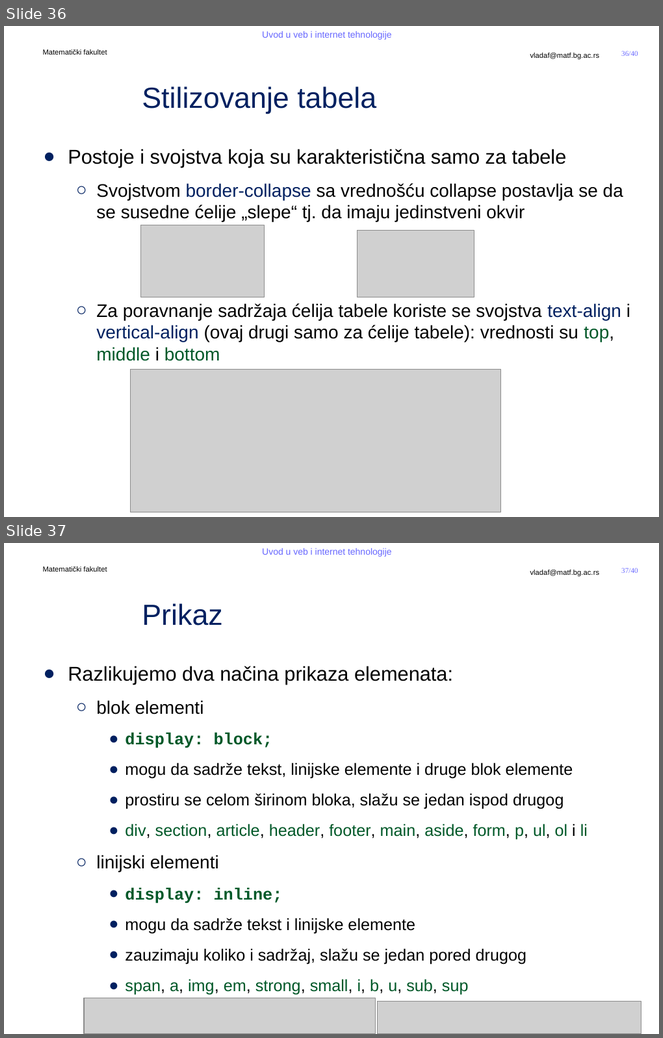
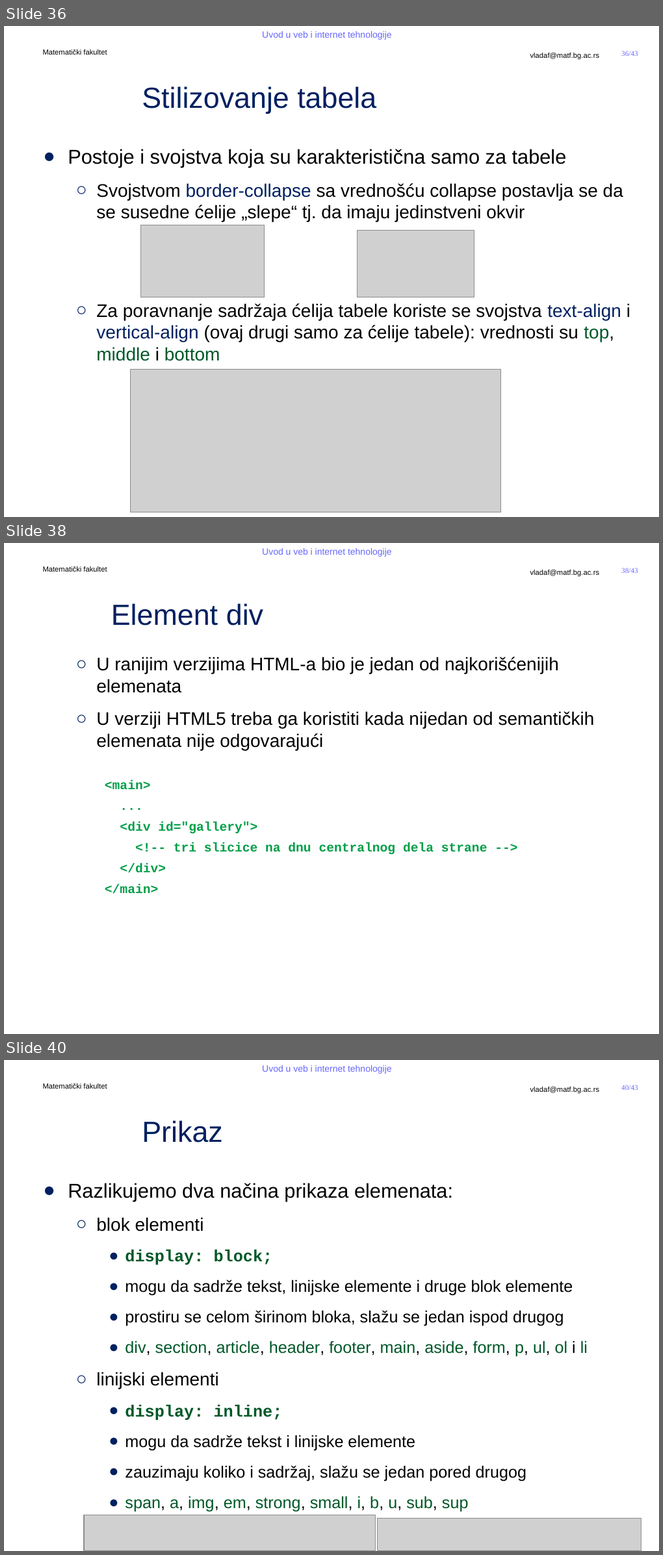
Before and after one commit to MatfUVIT/info, a slide deck: predavanja/prezentacije/UVIT04-01-Stilovi-CSS.pptx. Shown one above the other, each under a label of ours: slides 36 and 37 before the commit, slides 36, 38 and 40 after it; the slides between them are not shown. The pictures are 663x1038 and 663x1555 pixels, drawn with LibreOffice and Linux fonts; fonts in the diff are those of the drawing; grey boxes stand for pictures; background and template pictures are left out. Boxes give left, top, right and bottom in pixels: in the first picture for what was removed or moved away, otherwise in the second. Text is boxed around its words. In the diff, an @@ line names an element or a change of style, - is before the commit and + after.

```diff
--- a/predavanja/prezentacije/UVIT04-01-Stilovi-CSS.pptx
+++ b/predavanja/prezentacije/UVIT04-01-Stilovi-CSS.pptx
@@ slide 38 added at (x1=4, y1=543, x2=659, y2=1034), background #FFFFFF; not listed: 5 template elements that a slide beside it also shows @@
@@ title added at (x1=111, y1=603, x2=263, y2=626), 32 pt, text #002060 @@
+Element div
@@ text added at (x1=96, y1=657, x2=595, y2=894), 20 pt, text #000000 @@
+  ○ U ranijim verzijima HTML-a bio je jedan od najkorišćenijih elemenata
+  ○ U verziji HTML5 treba ga koristiti kada nijedan od semantičkih elemenata nije odgovarajući
+    <main>
+    ...
+    <div id="gallery">
+    <!-- tri slicice na dnu centralnog dela strane -->
+    </div>
+    </main>
@@ page number at (x1=622, y1=51, x2=638, y2=56): text changed @@
-36/40
+36/43
@@ what was slide 37 is now slide 40 @@
@@ page number at (x1=622, y1=1085, x2=638, y2=1090): text changed @@
-37/40
+40/43
```
Also in this commit, not shown: 2 other slides added, 9 other files.
